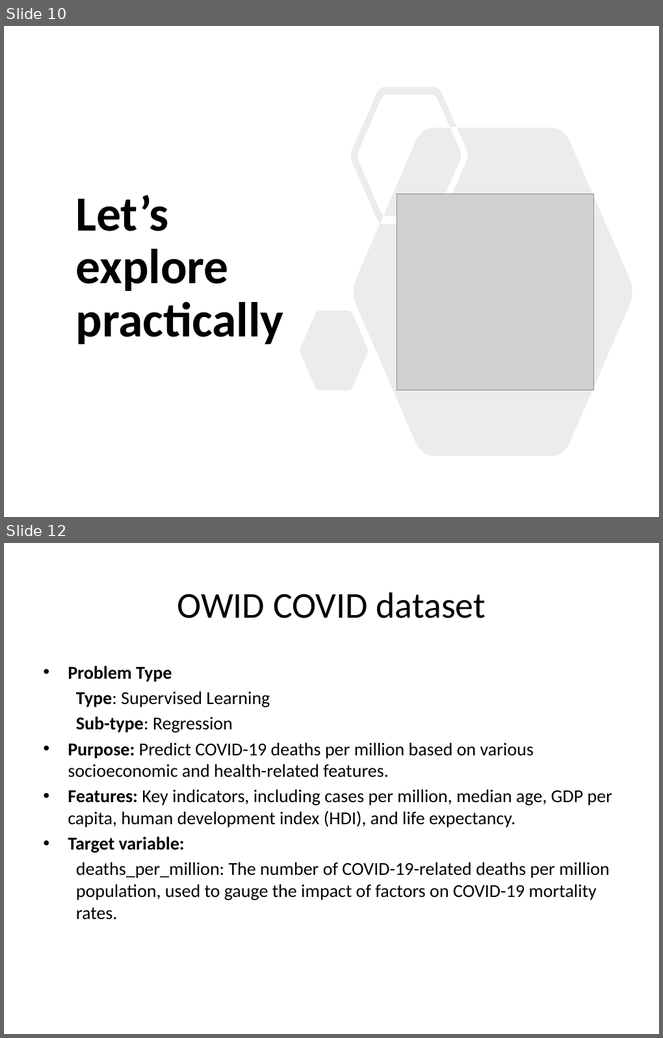
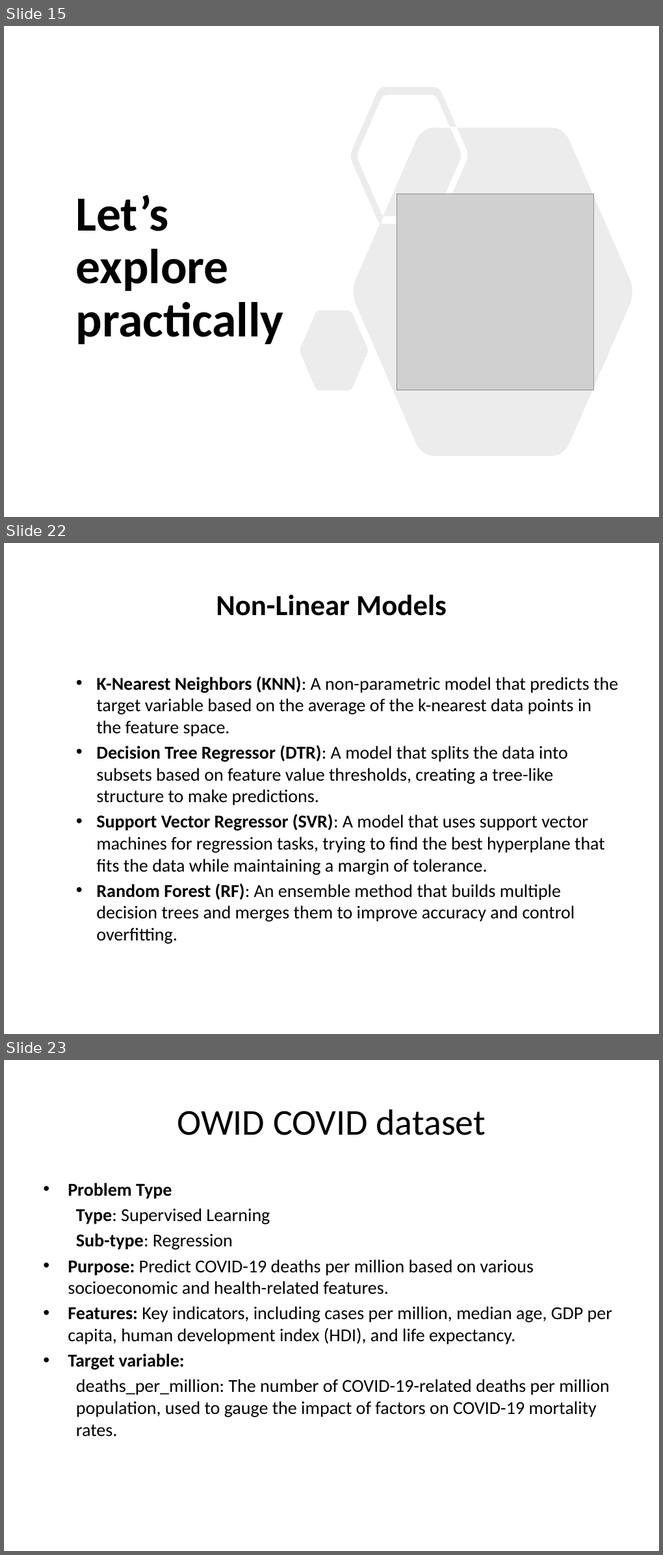
Before and after one commit to sraorao/ML_DL_intro_python_HT2025, a slide deck: Session_1_ML_DL_intro_python_MT2024.pptx. Shown one above the other, each under a label of ours: slides 10 and 12 before the commit, slides 15, 22 and 23 after it; the slides between them are not shown. The pictures are 663x1038 and 663x1555 pixels, drawn with LibreOffice and Linux fonts; fonts in the diff are those of the drawing; grey boxes stand for pictures. Boxes give left, top, right and bottom in pixels: in the first picture for what was removed or moved away, otherwise in the second. Text is boxed around its words. In the diff, an @@ line names an element or a change of style, - is before the commit and + after.

```diff
--- a/Session_1_ML_DL_intro_python_MT2024.pptx
+++ b/Session_1_ML_DL_intro_python_MT2024.pptx
@@ slide 22 added at <box>4,543,659,1034</box>, background #FFFFFF @@
@@ title added at <box>216,594,447,616</box>, 32 pt, text #000000, bold @@
+Non-Linear Models
@@ text added at <box>96,676,618,944</box>, 20 pt, text #000000 @@
+  • K-Nearest Neighbors (KNN): A non-parametric model that predicts the target variable based on the average of the k-nearest data points in the feature space.
+  • Decision Tree Regressor (DTR): A model that splits the data into subsets based on feature value thresholds, creating a tree-like structure to make predictions.
+  • Support Vector Regressor (SVR): A model that uses support vector machines for regression tasks, trying to find the best hyperplane that fits the data while maintaining a margin of tolerance.
+  • Random Forest (RF): An ensemble method that builds multiple decision trees and merges them to improve accuracy and control overfitting.
@@ what was slide 10 is now slide 15 @@
@@ what was slide 12 is now slide 23 @@
```
Also in this commit, not shown: 8 slides changed, 11 other slides added.
